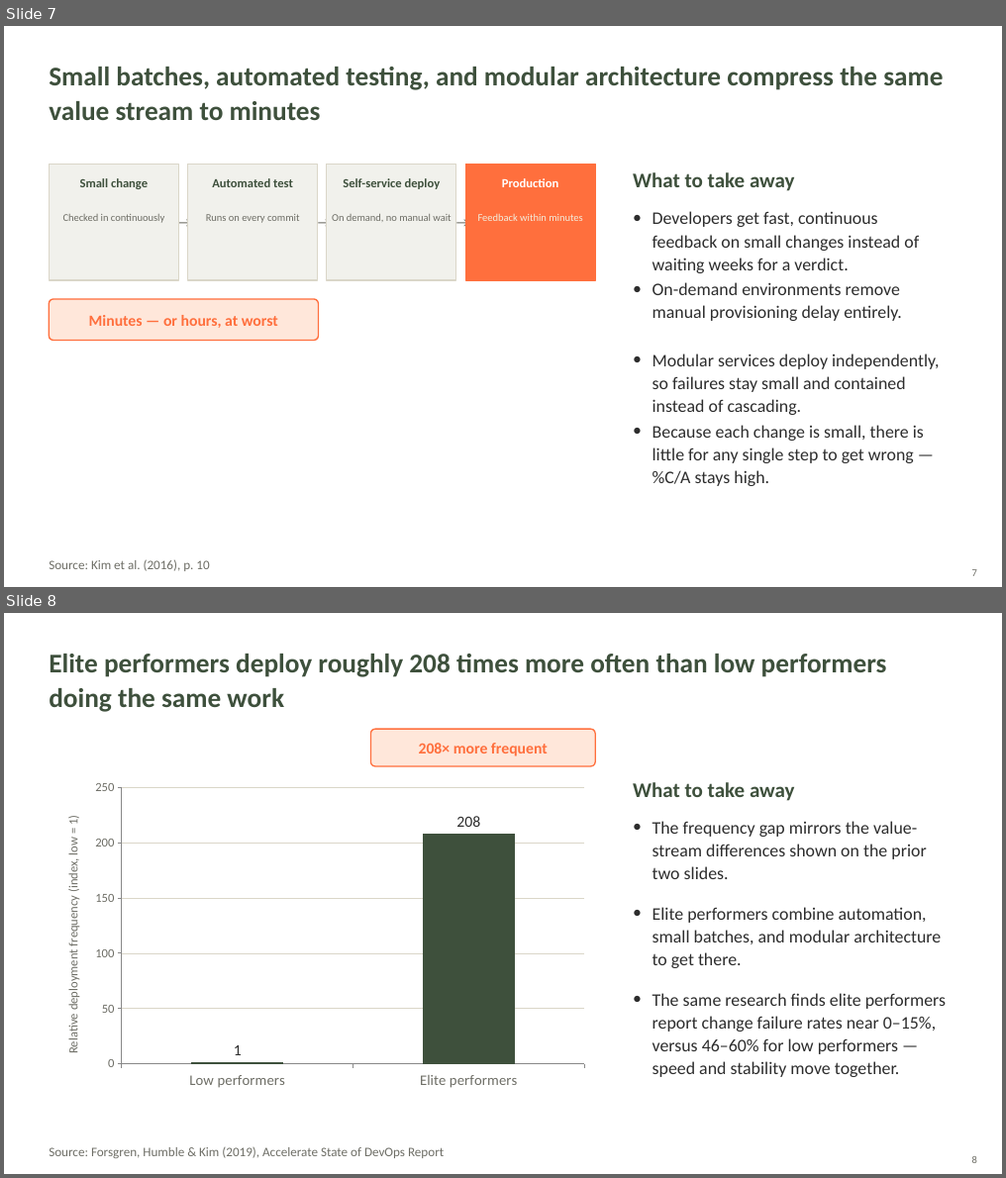
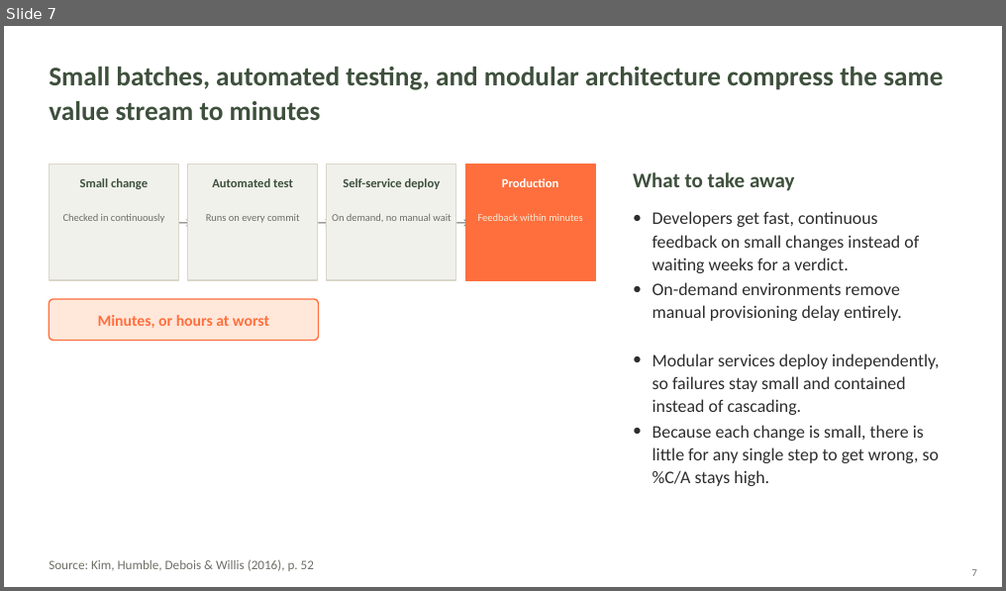
Before and after one commit to tannerlston/csd-380, a slide deck: module-1/TheTechnologyValueStreamCSD380.pptx. Shown one above the other, each under a label of ours: slides 7 and 8 before the commit, slide 7 after it. The pictures are 1006x1178 and 1006x591 pixels, drawn with LibreOffice and Linux fonts; fonts in the diff are those of the drawing. Boxes give left, top, right and bottom in pixels: in the first picture for what was removed or moved away, otherwise in the second. Text is boxed around its words. In the diff, an @@ line names an element or a change of style, - is before the commit and + after.

```diff
--- a/module-1/TheTechnologyValueStreamCSD380.pptx
+++ b/module-1/TheTechnologyValueStreamCSD380.pptx
@@ slide 8 removed at box(4, 613, 1002, 1174), background #FFFFFF @@
@@ text removed at box(49, 654, 887, 712) @@
-Elite performers deploy roughly 208 times more often than low performers doing the same work
@@ rounded rectangle removed at box(371, 729, 595, 766) @@
@@ text removed at box(419, 743, 548, 757) @@
-208× more frequent
@@ column chart removed at box(49, 774, 595, 1096) @@
-categories: Low performers, Elite performers
-Series 1: 1, 208
@@ text removed at box(633, 782, 795, 801) @@
-What to take away
@@ text removed at box(633, 815, 652, 901) @@
-•
@@ text removed at box(652, 821, 926, 879) @@
-The frequency gap mirrors the value-stream differences shown on the prior two slides.
@@ text removed at box(633, 901, 652, 987) @@
-•
@@ text removed at box(652, 907, 941, 968) @@
-Elite performers combine automation, small batches, and modular architecture to get there.
@@ text removed at box(633, 987, 652, 1073) @@
-•
@@ text removed at box(652, 993, 945, 1077) @@
-The same research finds elite performers report change failure rates near 0–15%, versus 46–60% for low performers — speed and stability move together.
@@ text removed at box(49, 1148, 444, 1158) @@
-Source: Forsgren, Humble & Kim (2019), Accelerate State of DevOps Report
@@ text removed at box(972, 1157, 977, 1163) @@
-8
@@ slide 7 changed as well @@
@@ text at box(98, 315, 269, 328): text changed @@
-Minutes — or hours, at worst
+Minutes, or hours at worst
@@ text at box(652, 425, 939, 486): text changed @@
-Because each change is small, there is little for any single step to get wrong — %C/A stays high.
+Because each change is small, there is little for any single step to get wrong, so %C/A stays high.
@@ text at box(49, 560, 314, 571): text changed @@
-Source: Kim et al. (2016), p. 10
+Source: Kim, Humble, Debois & Willis (2016), p. 52
```
Also in this commit, not shown: 9 other slides changed, 1 slide added.
